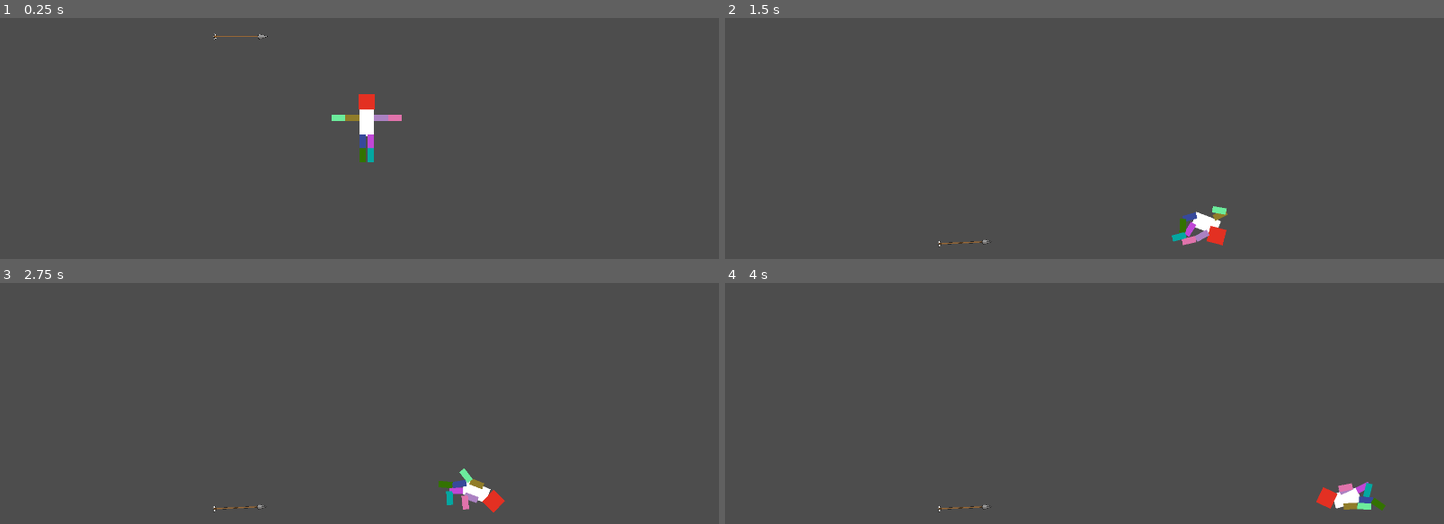
Above: before the commit, frames 1-4 (two rows, left to right).
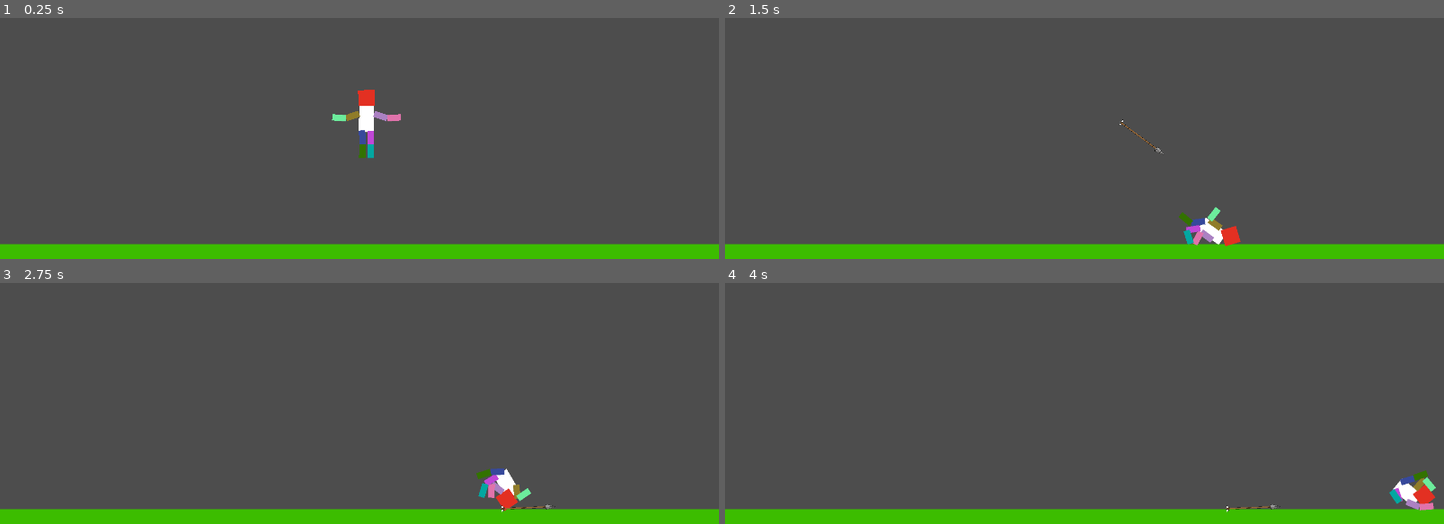
Above: after the commit, the same moments.

Repository: RamilHinshaw/IctGameJam2024SU
Game: Godot game, scene res://scenes/test.tscn
Same seed, same stepped clock (60 frames per second), same inputs: the game is played once before the commit and once after it. The project has no main scene, so this scene is started directly.
Inputs:
- Up to frame 1 (0.25 s): no input
- Up to frame 2 (1.5 s): hold D (Right) 0.53-1.28 s; hold A (Left) from 1.28 s (still down)
- Up to frame 3 (2.75 s): release A (Left) at 2.03 s; hold D (Right) from 2.03 s (still down)
- Up to frame 4 (4 s): release D (Right) at 3.53 s; hold A (Left) from 3.53 s (still down)

The runs differ from the first frame. In frame 1, 6.6% of the frame differs, in the area x 0-100%, y 6-100%; in frame 2, 7.3%; in frame 3, 7.7%; in frame 4, 7.8%, in the area x 0-100%, y 77-100%.

Commit message:
arrow flies

Diff:
--- a/scenes/test.tscn
+++ b/scenes/test.tscn
@@ -1,6 +1,7 @@
-[gd_scene load_steps=10 format=3 uid="uid://7w3p000ukqxg"]
+[gd_scene load_steps=11 format=3 uid="uid://7w3p000ukqxg"]
 
 [ext_resource type="Script" path="res://scripts/characterController.gd" id="1_gcdet"]
+[ext_resource type="Script" path="res://scripts/Arrow.gd" id="2_aupj8"]
 [ext_resource type="Texture2D" uid="uid://dhhadc8pd2h1b" path="res://textures/projectile/ARROW.png" id="2_sv800"]
 
 [sub_resource type="RectangleShape2D" id="RectangleShape2D_ifn1l"]
@@ -32,9 +33,9 @@
 position = Vector2(425.519, 431.513)
 
 [node name="Ground" type="StaticBody2D" parent="Level"]
-visible = false
 position = Vector2(2, 609)
 scale = Vector2(28.9059, 1)
+collision_layer = 17
 
 [node name="CollisionShape2D" type="CollisionShape2D" parent="Level/Ground"]
 position = Vector2(19.2125, 21.8529)
@@ -73,6 +74,8 @@
 script = ExtResource("1_gcdet")
 
 [node name="Body" type="RigidBody2D" parent="Ragdoll"]
+can_sleep = false
+continuous_cd = 2
 
 [node name="Sprite" type="ColorRect" parent="Ragdoll/Body"]
 offset_left = -19.0
@@ -86,6 +89,8 @@
 
 [node name="Head" type="RigidBody2D" parent="Ragdoll"]
 position = Vector2(2.04346, -62.438)
+can_sleep = false
+continuous_cd = 2
 
 [node name="Sprite" type="ColorRect" parent="Ragdoll/Head"]
 offset_left = -23.4161
@@ -272,18 +277,25 @@
 node_a = NodePath("../../LegInner-Left")
 node_b = NodePath("../../LegOuter-Left")
 
-[node name="RigidBody2D" type="RigidBody2D" parent="Ragdoll"]
-position = Vector2(-133.997, -75.8033)
-
-[node name="Sprite2D" type="Sprite2D" parent="Ragdoll/RigidBody2D"]
-position = Vector2(-209.9, -142.553)
+[node name="Arrow" type="RigidBody2D" parent="."]
+position = Vector2(-491.185, 802.422)
+collision_mask = 16
+can_sleep = false
+contact_monitor = true
+linear_damp = 0.2
+script = ExtResource("2_aupj8")
+startVelocity = Vector2(8, -5)
+force = 10000.0
+
+[node name="Sprite2D" type="Sprite2D" parent="Arrow"]
+position = Vector2(-7.66785, 10.1824)
 scale = Vector2(0.0406364, 0.0406364)
 texture = ExtResource("2_sv800")
 
-[node name="CollisionShape2D" type="CollisionShape2D" parent="Ragdoll/RigidBody2D"]
-position = Vector2(-201.869, -152.411)
+[node name="CollisionShape2D" type="CollisionShape2D" parent="Arrow"]
+position = Vector2(0.363525, 0.323669)
 shape = SubResource("RectangleShape2D_k41e4")
 
-[node name="CollisionShape2D2" type="CollisionShape2D" parent="Ragdoll/RigidBody2D"]
-position = Vector2(-151.226, -152.623)
+[node name="CollisionShape2D2" type="CollisionShape2D" parent="Arrow"]
+position = Vector2(51.0063, 0.111877)
 shape = SubResource("RectangleShape2D_ptolg")
--- /dev/null
+++ b/scripts/Arrow.gd
@@ -0,0 +1,20 @@
+extends RigidBody2D
+
+@export var startVelocity: Vector2
+@export var force: float
+
+func _ready():
+	apply_central_force(startVelocity * force)
+
+# Called every frame. 'delta' is the elapsed time since the previous frame.
+func _physics_process(delta):
+
+	var angle = linear_velocity.angle()
+
+	#print(angle)
+
+	$Sprite2D.rotation = angle
+
+
+	#If contact with player freeze the arrow and reparent to the player body
+	# Disable arrow collision here as well
--- a/scripts/characterController.gd
+++ b/scripts/characterController.gd
@@ -39,7 +39,13 @@
 			print("Fast Input detected!")
 
 			if (_lastInputAxis == axis):
-				$Body.apply_central_force(Vector2.RIGHT * axis * bonusForce + Vector2.UP * bonusForce/8)
+
+				var calcUpwardForce = Vector2.UP * bonusForce/8
+
+				if (!_isAirborne):
+					calcUpwardForce = Vector2.UP * bonusForce/3
+
+				$Body.apply_central_force(Vector2.RIGHT * axis * bonusForce + calcUpwardForce)
 				print("DASH")
 
 		if ((_lastInputAxis != axis && lastInputDelay <= lastJumpInputTimerMin) ||
@@ -58,7 +64,8 @@
 
 
 	#If on ground
-	$Body.apply_impulse(Vector2.RIGHT * axis * power,Vector2.ZERO)
+	$Body.apply_central_impulse(Vector2.RIGHT * axis * power)
+	$Head.apply_central_impulse(Vector2.UP * power/5)
 
 	if Input.is_action_pressed("Left"):
 		#$"ArmOuter-Left".apply_impulse(Vector2.UP * upwardPower + Vector2.RIGHT * axis * upwardPower/6, Vector2.ZERO)
